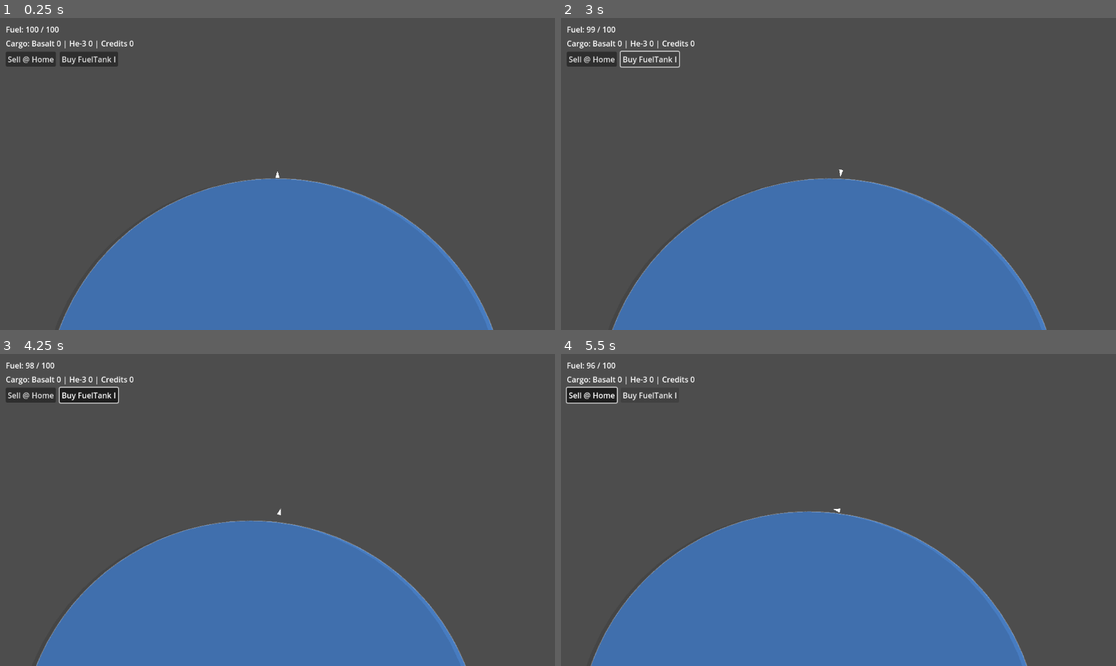
Above: before the commit, frames 1-4 (two rows, left to right).
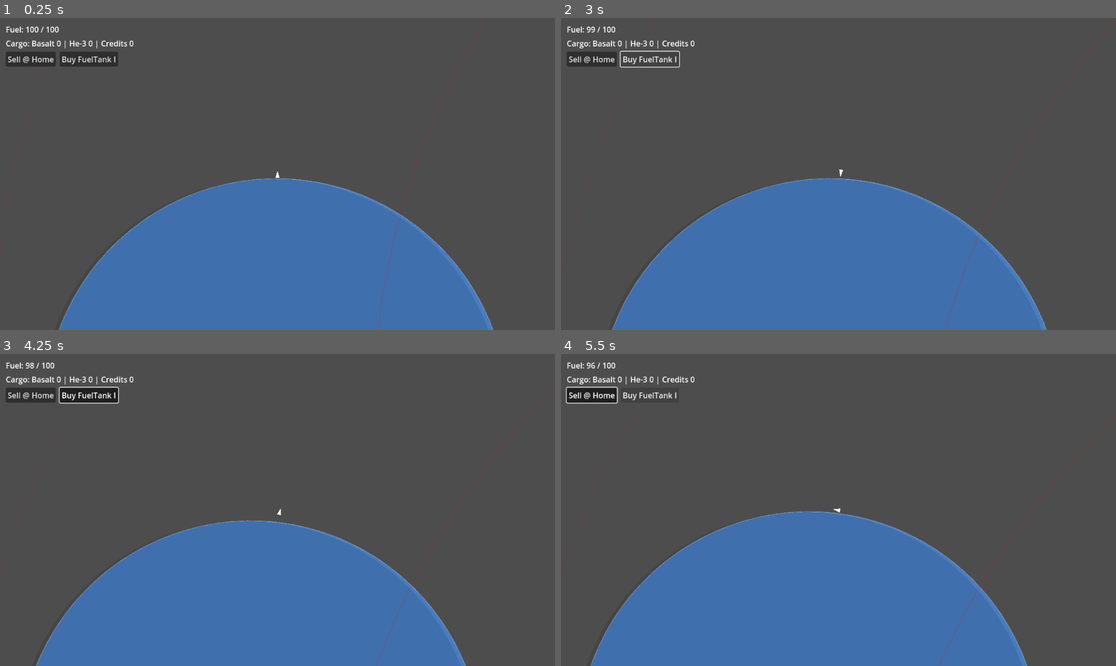
Above: after the commit, the same moments.

Repository: orrybaram/retrograde
Game: Godot game, scene res://scenes/Main.tscn
Two runs of this game, one before a commit and one after it. Both use one fixed random seed, a clock stepped at 60 frames per second and the inputs below.
Inputs:
- Up to frame 1 (0.25 s): no input
- Up to frame 2 (3 s): click "Sell @ Home" at 0.5 s; click "Buy FuelTank I" at 1.25 s; hold Right (turn_right) 2.03-2.78 s; hold Space (boost) 2.03-2.78 s; hold Down (reverse_thrust) from 2.78 s (still down); tap Space (boost) at 2.85 s
- Up to frame 3 (4.25 s): release Down (reverse_thrust) at 3.53 s; hold Right (turn_right) from 3.53 s (still down); hold Space (boost) from 3.53 s (still down)
- Up to frame 4 (5.5 s): release Right (turn_right) at 4.28 s; release Space (boost) at 4.28 s; hold Down (reverse_thrust) 4.28-5.03 s; tap Space (boost) at 4.35 s; hold Left (turn_left) from 5.03 s (still down); hold Space (boost) from 5.03 s (still down)

The runs differ from the first frame. In frame 1, 0.1% of the frame differs, in the area x 68-88%, y 0-100%; in frame 2, 0.1%; in frame 3, 0.1%, in the area x 7-100%, y 11-100%; in frame 4, 0.1%.
Error in both runs: Invalid access to property or key 'global_position' on a base object of type 'null instance'. (res://scripts/HUD.gd:39)

Commit message:
feat: add orbits

Diff:
--- a/Entities/Planet/Planet.gd
+++ b/Entities/Planet/Planet.gd
@@ -5,7 +5,17 @@
 @export var gravitational_constant: float = 4.0  # G constant for scaling
 @export var color: Color = Color(0.15, 0.6, 0.9) : set = _set_color
 
+# Orbital parameters
+@export var orbital_distance: float = 500.0  # Distance from parent planet center
+@export var orbital_speed: float = 0.05  # Angular velocity in radians per second
+@export var initial_angle: float = 0.0  # Starting angle in radians
+@export var eccentricity: float = 0.0  # 0.0 for circular, >0.0 for elliptical (0.0-1.0)
+@export var enable_orbiting: bool = true  # Toggle to enable/disable orbiting
+
 @onready var gravity_field: Area2D = $"GravityField"
+
+var parent_planet: Planet = null
+var orbital_angle: float = 0.0
 
 func _set_color(c: Color) -> void:
 	color = c
@@ -24,7 +34,53 @@
 	if visual:
 		visual.base_color = color
 
+	# Check if parent node is a Planet
+	var parent = get_parent()
+	if parent is Planet:
+		parent_planet = parent as Planet
+		orbital_angle = initial_angle
+		# Lock rotation for orbiting planets to prevent physics rotation
+		lock_rotation = true
+
 func _physics_process(_dt: float) -> void:
+	# Handle orbital mechanics if this planet has a parent planet
+	if parent_planet and enable_orbiting:
+		# Update orbital angle
+		orbital_angle += orbital_speed * _dt
+
+		# Calculate orbital offset (local to parent)
+		var orbital_offset: Vector2
+
+		if eccentricity == 0.0:
+			# Circular orbit
+			orbital_offset = Vector2(cos(orbital_angle), sin(orbital_angle)) * orbital_distance
+		else:
+			# Elliptical orbit using true elliptical formula with focus at parent
+			var a = orbital_distance  # semi-major axis
+			var e = clamp(eccentricity, 0.0, 0.99)  # clamp eccentricity to valid range
+			var r = a * (1.0 - e * e) / (1.0 + e * cos(orbital_angle))
+			orbital_offset = Vector2(cos(orbital_angle), sin(orbital_angle)) * r
+
+		# Calculate velocity before updating position (tangential to orbit)
+		var orbital_velocity_magnitude: float
+		if eccentricity == 0.0:
+			# Circular orbit: constant speed
+			orbital_velocity_magnitude = orbital_speed * orbital_distance
+		else:
+			# Elliptical orbit: velocity varies with distance
+			var a = orbital_distance
+			var e = clamp(eccentricity, 0.0, 0.99)
+			var r = a * (1.0 - e * e) / (1.0 + e * cos(orbital_angle))
+			# Velocity is higher when closer to parent (periapsis) and lower when farther (apoapsis)
+			orbital_velocity_magnitude = orbital_speed * r
+
+		# Velocity is tangential to the orbit (perpendicular to radius vector)
+		linear_velocity = Vector2(-sin(orbital_angle), cos(orbital_angle)) * orbital_velocity_magnitude
+
+		# Update position (use local position since we're a child in the scene tree)
+		position = orbital_offset
+
+	# Apply gravity to ships
 	for body in gravity_field.get_overlapping_bodies():
 		if body is Ship:
 			var gravity_strength = _get_gravity_strength()
--- a/Entities/Planet/Planet.tscn
+++ b/Entities/Planet/Planet.tscn
@@ -17,6 +17,7 @@
 gravity_scale = 0.0
 script = ExtResource("1")
 radius = 100.0
+orbital_distance = 3000.0
 
 [node name="PlanetVisual" type="Node2D" parent="."]
 material = SubResource("CanvasItemMaterial_xv80x")
--- a/scenes/Main.tscn
+++ b/scenes/Main.tscn
@@ -28,17 +28,18 @@
 angular_damp_mode = 1
 fuel_consumption_rate = 2.0
 
-[node name="Moon" parent="." instance=ExtResource("6")]
-position = Vector2(4208, -3831)
-mass = 1000000.0
-radius = 200.0
-color = Color(0.88400614, 0.9361036, 0.9804601, 1)
-
 [node name="Earth" parent="." instance=ExtResource("6")]
 position = Vector2(-648, 9)
 mass = 80000000.0
 radius = 800.0
 color = Color(0.2795402, 0.48597795, 0.7557118, 1)
+enable_orbiting = false
+
+[node name="Moon" parent="Earth" instance=ExtResource("6")]
+position = Vector2(4856, -3840)
+mass = 1000000.0
+radius = 200.0
+color = Color(0.88400614, 0.9361036, 0.9804601, 1)
 
 [node name="ResourceNode" parent="." instance=ExtResource("7")]
 position = Vector2(600, -140)
